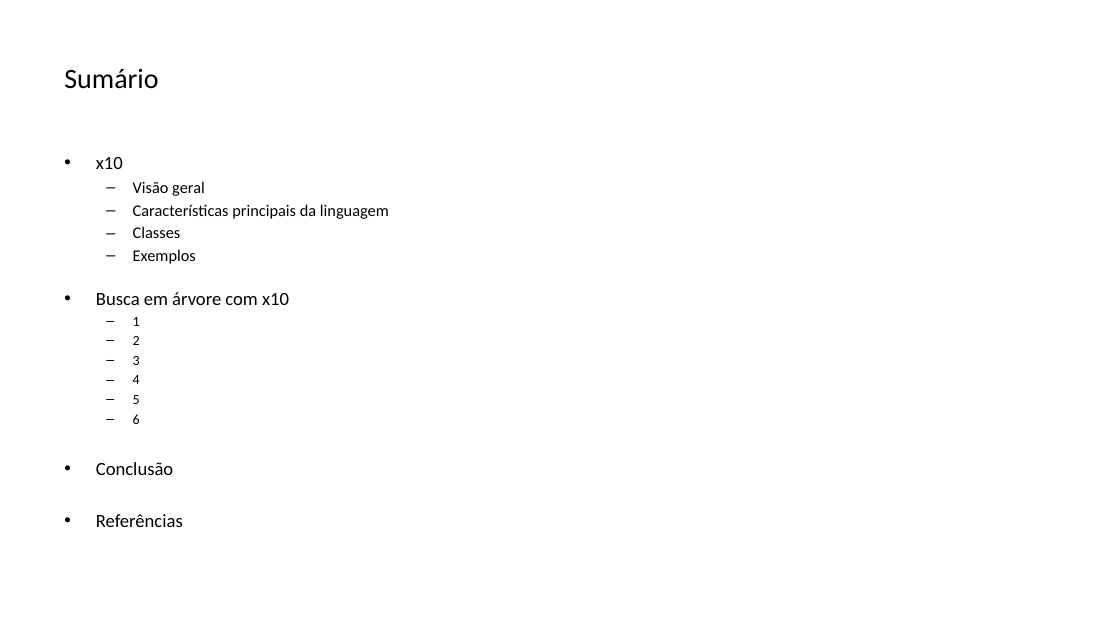
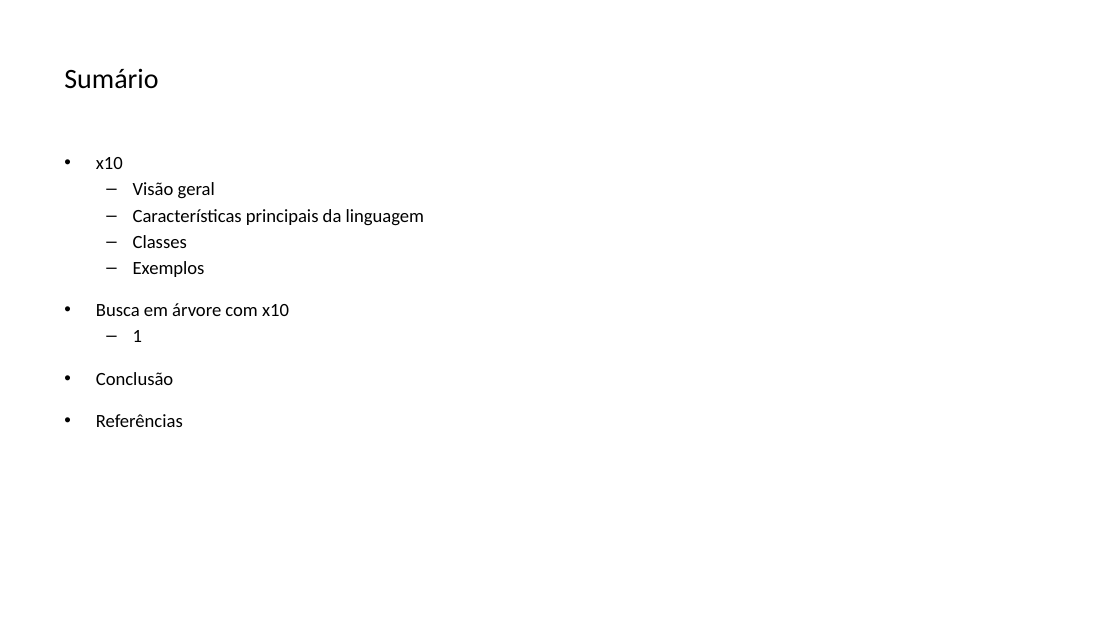
Before and after one commit to lquatrin/inf2591, a slide deck: slide 2 of x10.pptx. Drawn at 1120x630 pixels with LibreOffice and Linux fonts; fonts in the diff are those of the drawing. Boxes give left, top, right and bottom in pixels: in the first picture for what was removed or moved away, otherwise in the second. Text is boxed around its words. In the diff, an @@ line names an element or a change of style, - is before the commit and + after.

Commit message:
exemplos

```diff
--- a/x10.pptx
+++ b/x10.pptx
@@ text at (x1=133, y1=182, x2=424, y2=342): size 14 to 16 pt in "Visão geral", "Características principais da linguagem", "Classes", "Exemplos"; size 12 to 16 pt in "1" @@
@@ text at (x1=133, y1=336, x2=140, y2=424): paragraphs removed @@
-  – 2
-  – 3
-  – 4
-  – 5
-  – 6
```
Also in this commit, not shown: 12 other slides changed, 1 slide added, 5 other files.
